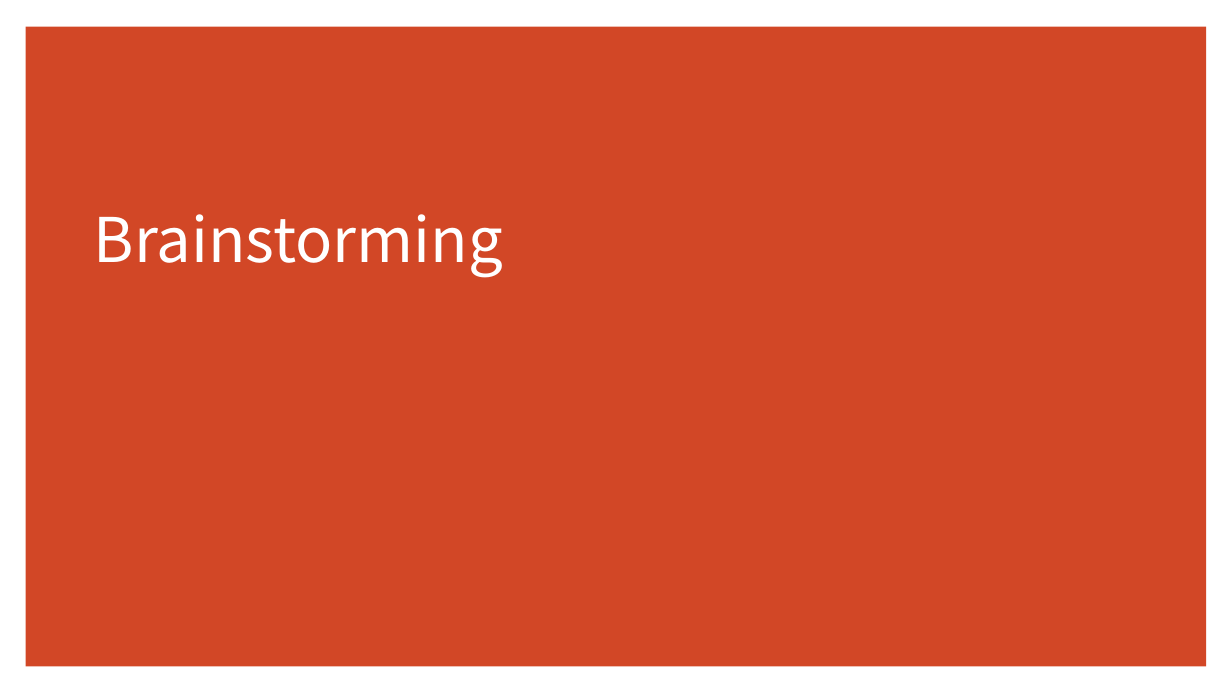
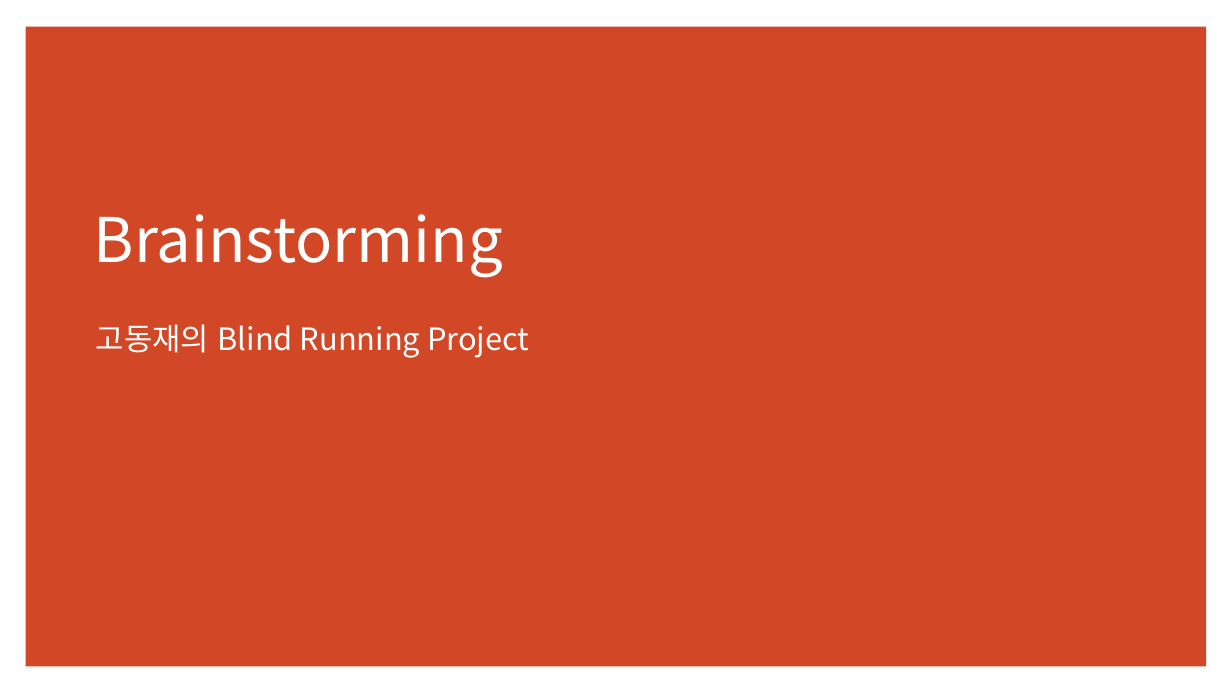
Before and after one commit to WhateversOnMyMind/B.R.P, a slide deck: slide 1 of Presentations/B.R.P presenation with sources.pptx. Drawn at 1232x693 pixels with LibreOffice and Linux fonts; fonts in the diff are those of the drawing. Boxes give left, top, right and bottom in pixels: in the first picture for what was removed or moved away, otherwise in the second. Text is boxed around its words. In the diff, an @@ line names an element or a change of style, - is before the commit and + after.

```diff
--- a/Presentations/B.R.P presenation with sources.pptx
+++ b/Presentations/B.R.P presenation with sources.pptx
@@ subtitle added at (96, 324, 529, 358), 24 pt, text #FFFFFF @@
+고동재의 Blind Running Project
```
Also in this commit, not shown: 3 other files.
